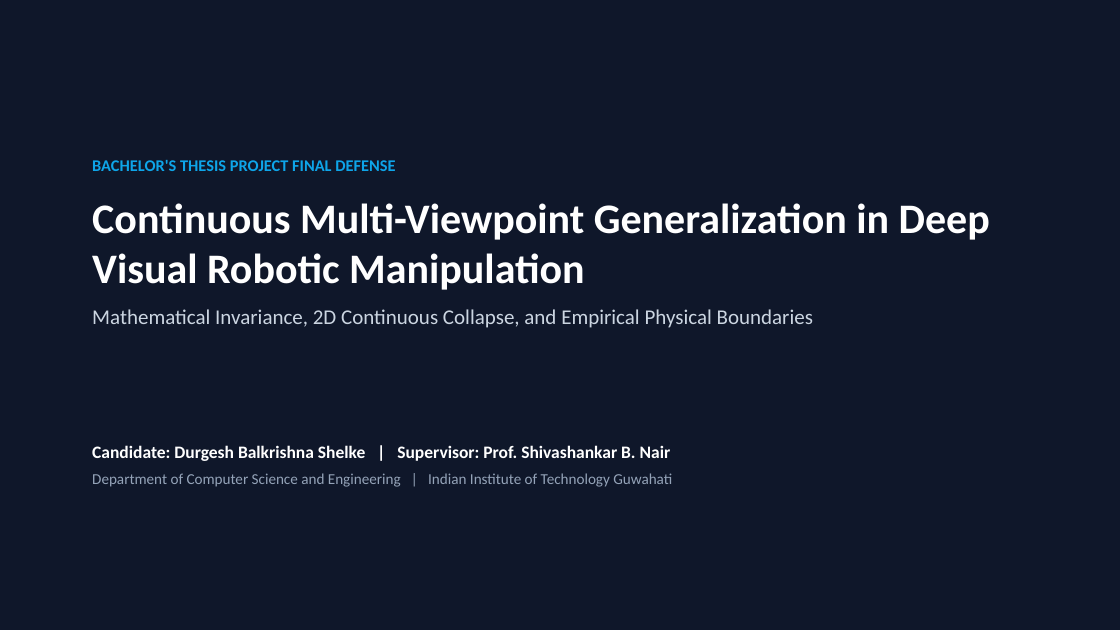
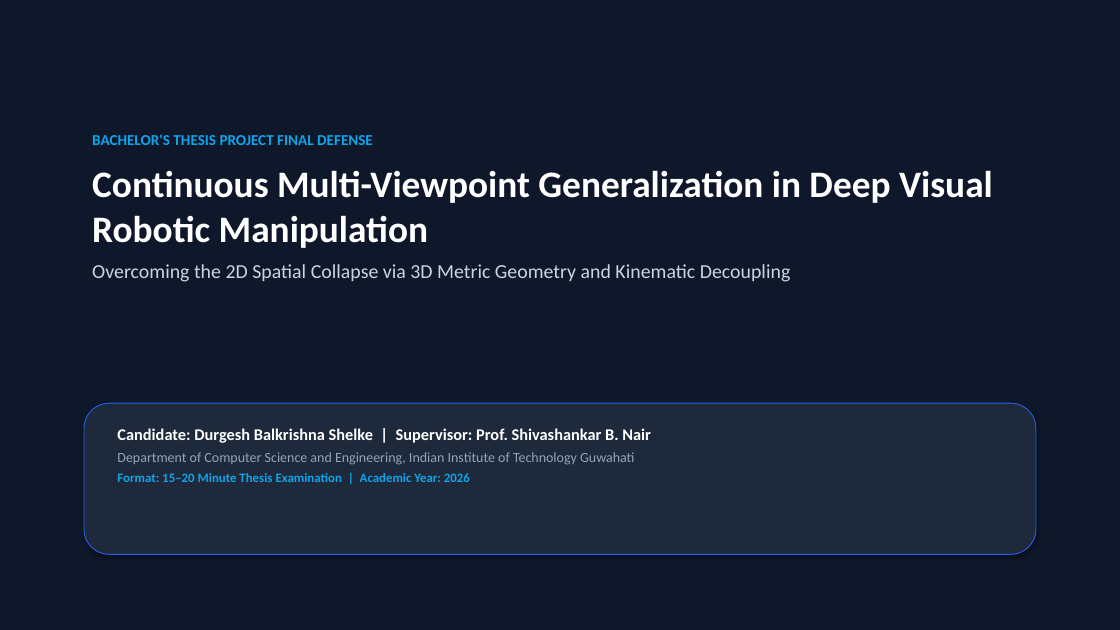
Before and after one commit to Durgesh-Shelke/Multi-viewpoint_Generalization, a slide deck: slide 1 of BTP_Final_Defense_Presentation.pptx. Drawn at 1120x630 pixels with LibreOffice and Linux fonts; fonts in the diff are those of the drawing. Boxes give left, top, right and bottom in pixels: in the first picture for what was removed or moved away, otherwise in the second. Text is boxed around its words. In the diff, an @@ line names an element or a change of style, - is before the commit and + after.

```diff
--- a/BTP_Final_Defense_Presentation.pptx
+++ b/BTP_Final_Defense_Presentation.pptx
@@ text "BACHELOR'S THESIS PROJECT FINAL DEFENSE": place and size @@
-text "BACHELOR'S THESIS PROJECT FINAL DEFENSE" at [92, 160, 990, 328]
+text "BACHELOR'S THESIS PROJECT FINAL DEFENSE" at [92, 134, 993, 282]
@@ text at [92, 134, 993, 248]: size 14 to 13 pt in "BACHELOR'S THESIS PROJECT FINAL DEFENSE"; size 36 to 32 pt in "Continuous Multi-Viewpoint Generalization in Deep Visual Rob ..."; less space between paragraphs @@
@@ text at [92, 264, 791, 282]: text changed; size 18 to 17 pt @@
-Mathematical Invariance, 2D Continuous Collapse, and Empirical Physical Boundaries
+Overcoming the 2D Spatial Collapse via 3D Metric Geometry and Kinematic Decoupling
@@ rounded rectangle added at [84, 403, 1036, 555], fill #1E293B, outline #2563EB 0.75 pt @@
@@ text "Candidate: Durgesh Balkrishna Shelke | ...": place and size @@
-text "Candidate: Durgesh Balkrishna Shelke | ..." at [92, 445, 672, 487]
+text "Candidate: Durgesh Balkrishna Shelke | ..." at [117, 428, 651, 482]
@@ text at [117, 428, 651, 443]: size 15 to 14 pt in "Candidate: Durgesh Balkrishna Shelke | Supervisor: Prof. ..." @@
@@ text at [117, 452, 634, 482]: text changed; size 13 to 12 pt @@
-Department of Computer Science and Engineering | Indian Institute of Technology Guwahati
+Department of Computer Science and Engineering, Indian Institute of Technology Guwahati
+Format: 15–20 Minute Thesis Examination | Academic Year: 2026
```
Also in this commit, not shown: 1 other slide changed, 10 slides added, 12 slides removed, 2 other files.
